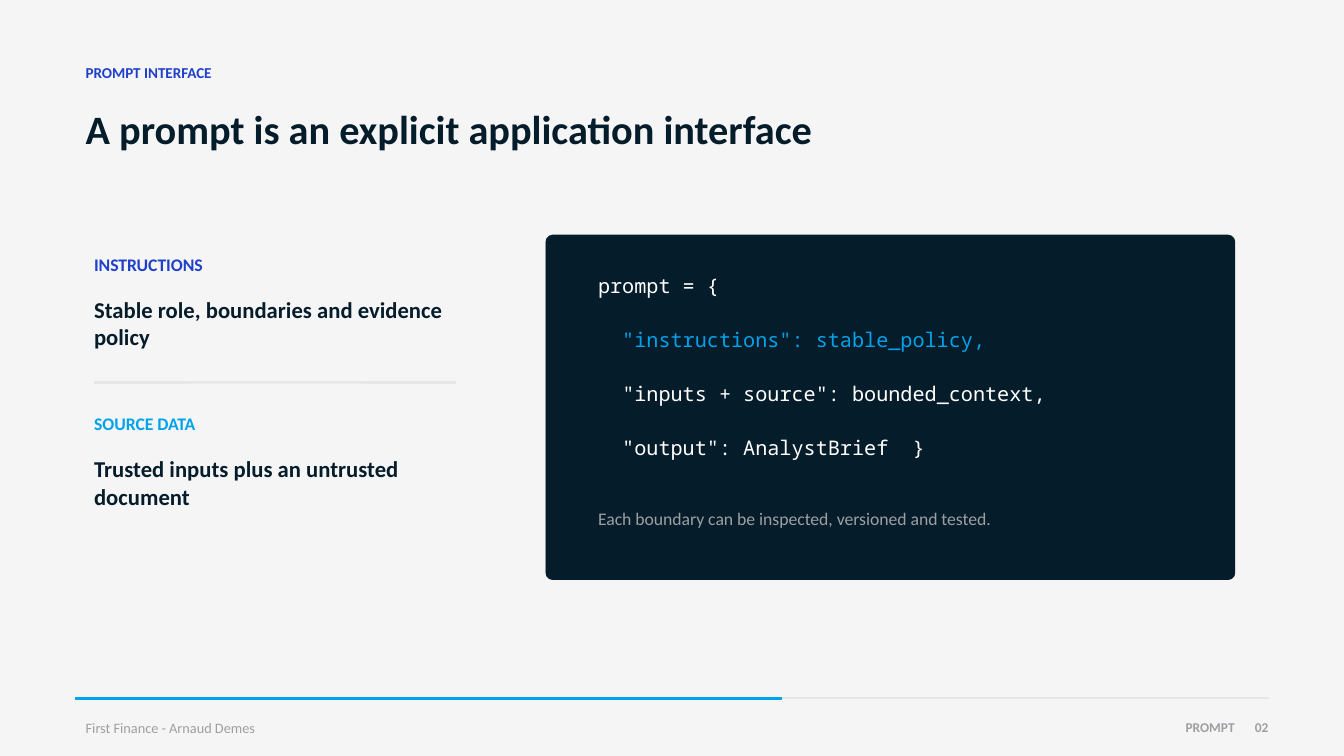
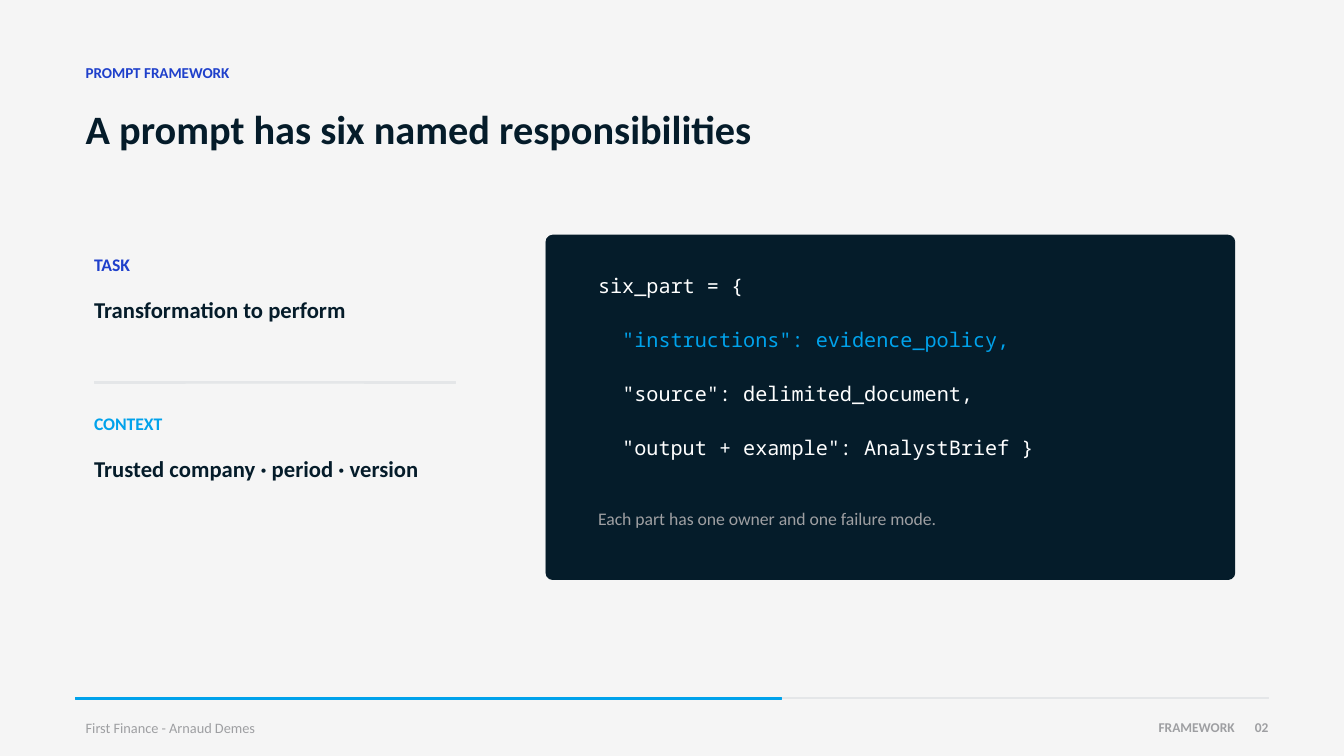
Before and after one commit to Nonocho/finai-academy, a slide deck: slide 2 of decks/02-prompts-and-structured-outputs.pptx. Drawn at 1344x756 pixels with LibreOffice and Linux fonts; fonts in the diff are those of the drawing. Boxes give left, top, right and bottom in pixels: in the first picture for what was removed or moved away, otherwise in the second. Text is boxed around its words. In the diff, an @@ line names an element or a change of style, - is before the commit and + after.

Commit message:
lesson: add progressive financial prompt engineering

```diff
--- a/decks/02-prompts-and-structured-outputs.pptx
+++ b/decks/02-prompts-and-structured-outputs.pptx
@@ text at [86, 68, 229, 78]: text changed @@
-PROMPT INTERFACE
+PROMPT FRAMEWORK
@@ text at [86, 115, 751, 151]: text changed @@
-A prompt is an explicit application interface
+A prompt has six named responsibilities
@@ text at [94, 259, 130, 271]: text changed @@
-INSTRUCTIONS
+TASK
@@ text at [598, 277, 695, 298]: text changed @@
-prompt = {
+six_part = {
@@ text at [94, 302, 345, 322]: text changed @@
-Stable role, boundaries and evidence policy
+Transformation to perform
@@ text at [622, 331, 1010, 352]: text changed @@
-"instructions": stable_policy,
+"instructions": evidence_policy,
@@ text at [622, 385, 973, 404]: text changed @@
-"inputs + source": bounded_context,
+"source": delimited_document,
@@ text at [94, 418, 162, 430]: text changed @@
-SOURCE DATA
+CONTEXT
@@ text at [622, 439, 1009, 460]: text changed @@
-"output": AnalystBrief }
+"output + example": AnalystBrief }
@@ text at [94, 461, 419, 481]: text changed @@
-Trusted inputs plus an untrusted document
+Trusted company · period · version
@@ text at [598, 512, 936, 528]: text changed @@
-Each boundary can be inspected, versioned and tested.
+Each part has one owner and one failure mode.
@@ text at [1159, 723, 1235, 732]: text changed @@
-PROMPT
+FRAMEWORK
```
Also in this commit, not shown: 4 other slides changed, 2 slides added, 6 other files.
